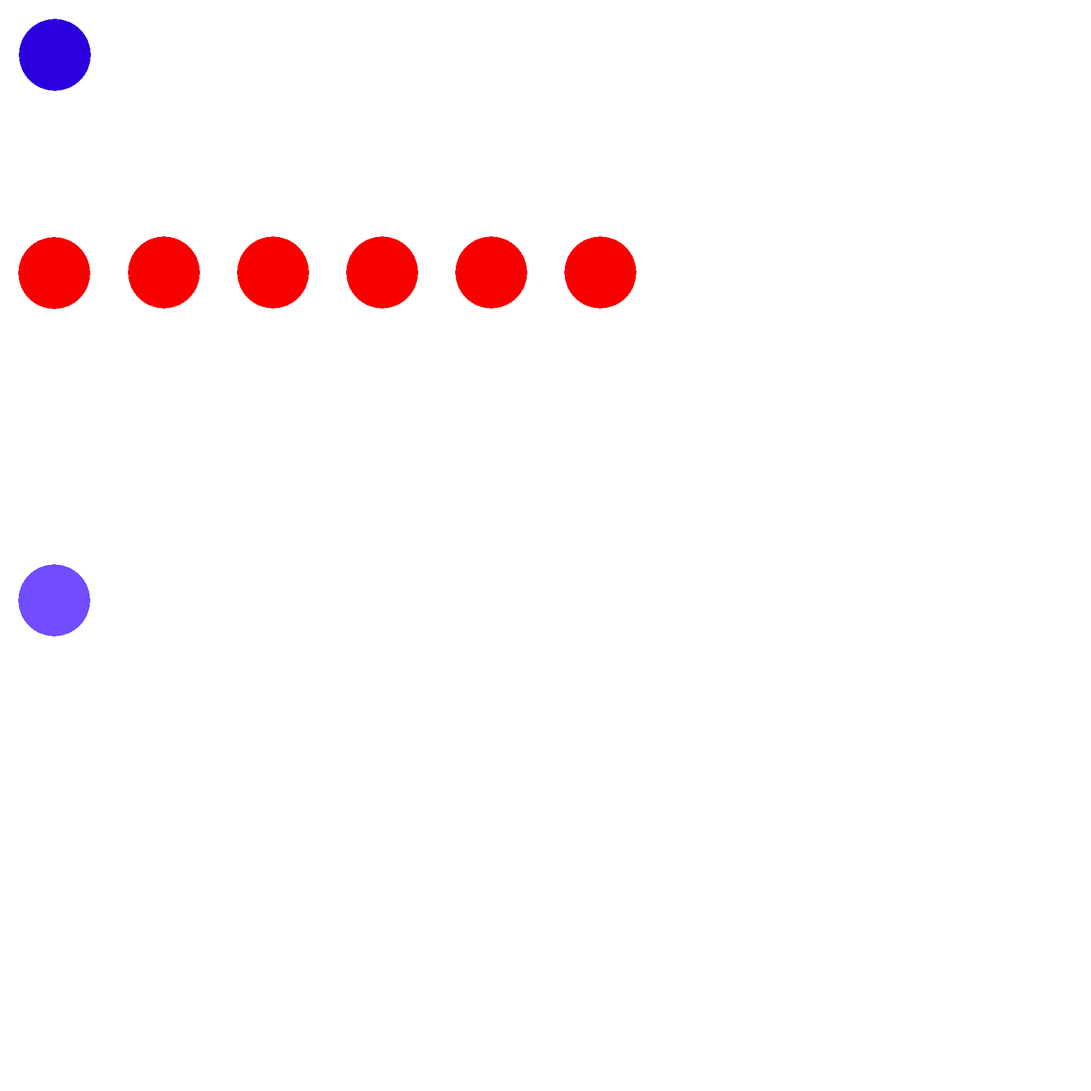
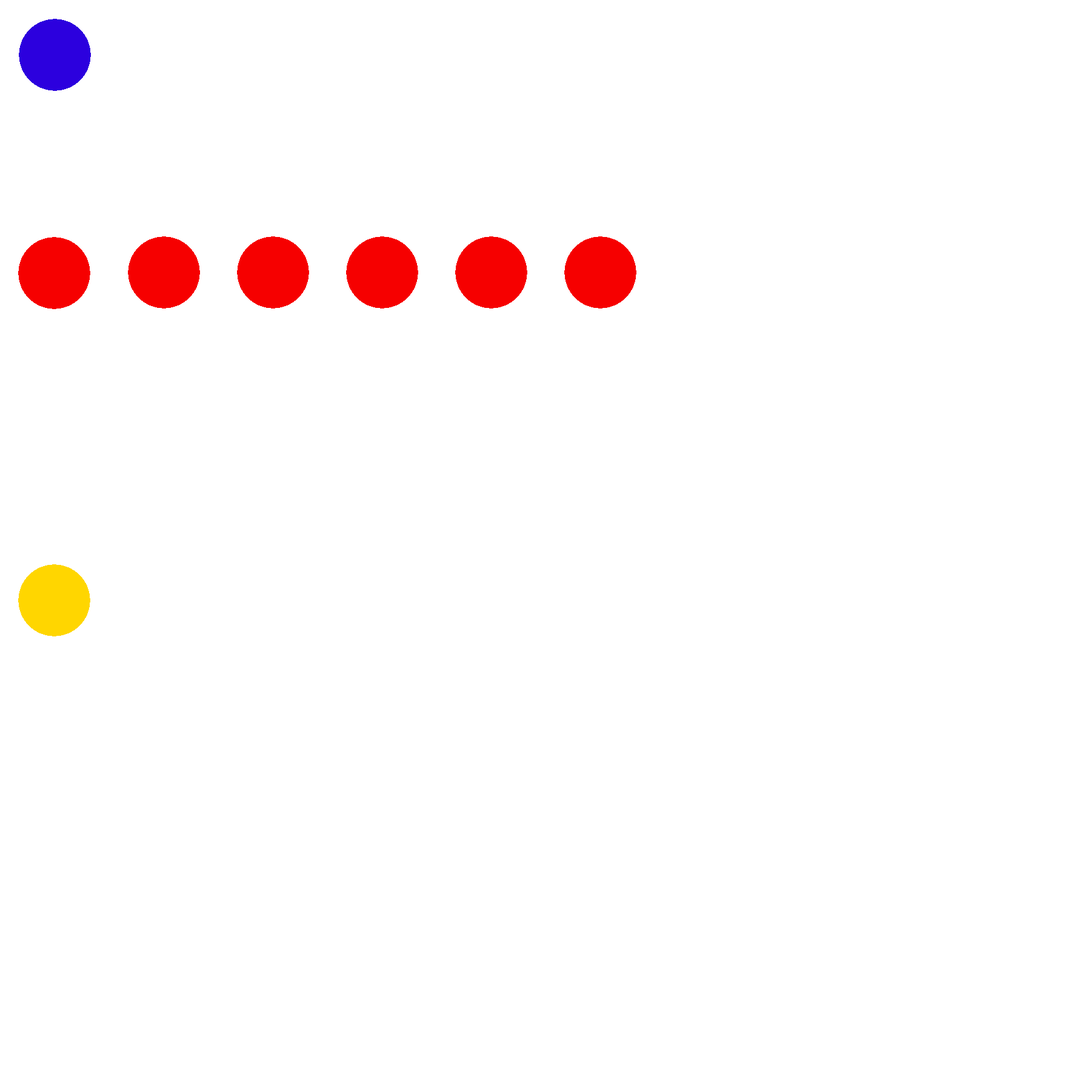
Layer changes from the first 1091×1091 image to the second:
painted on "Player_Sprite_Sheet.png" over [18, 564, 91, 637]
